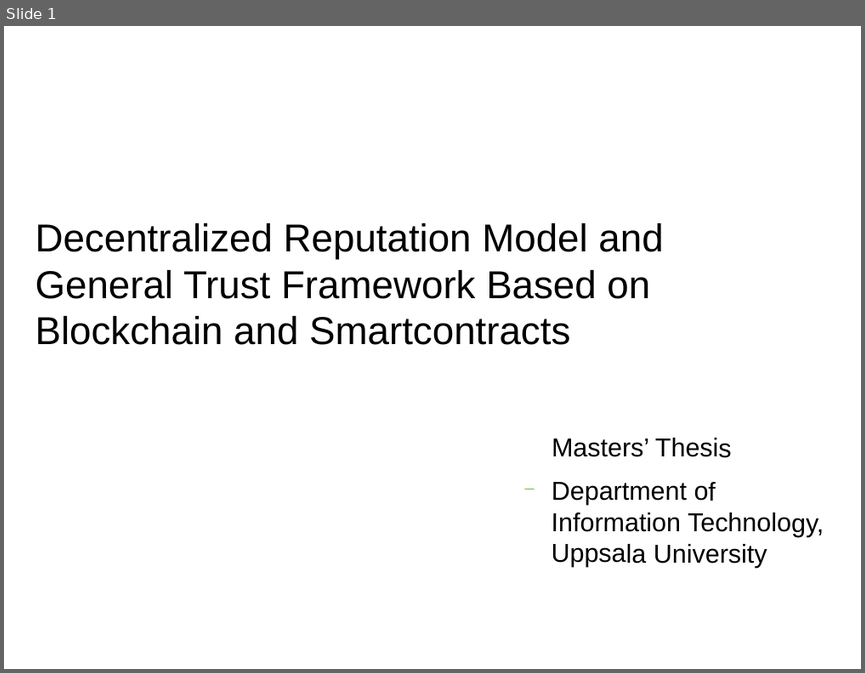
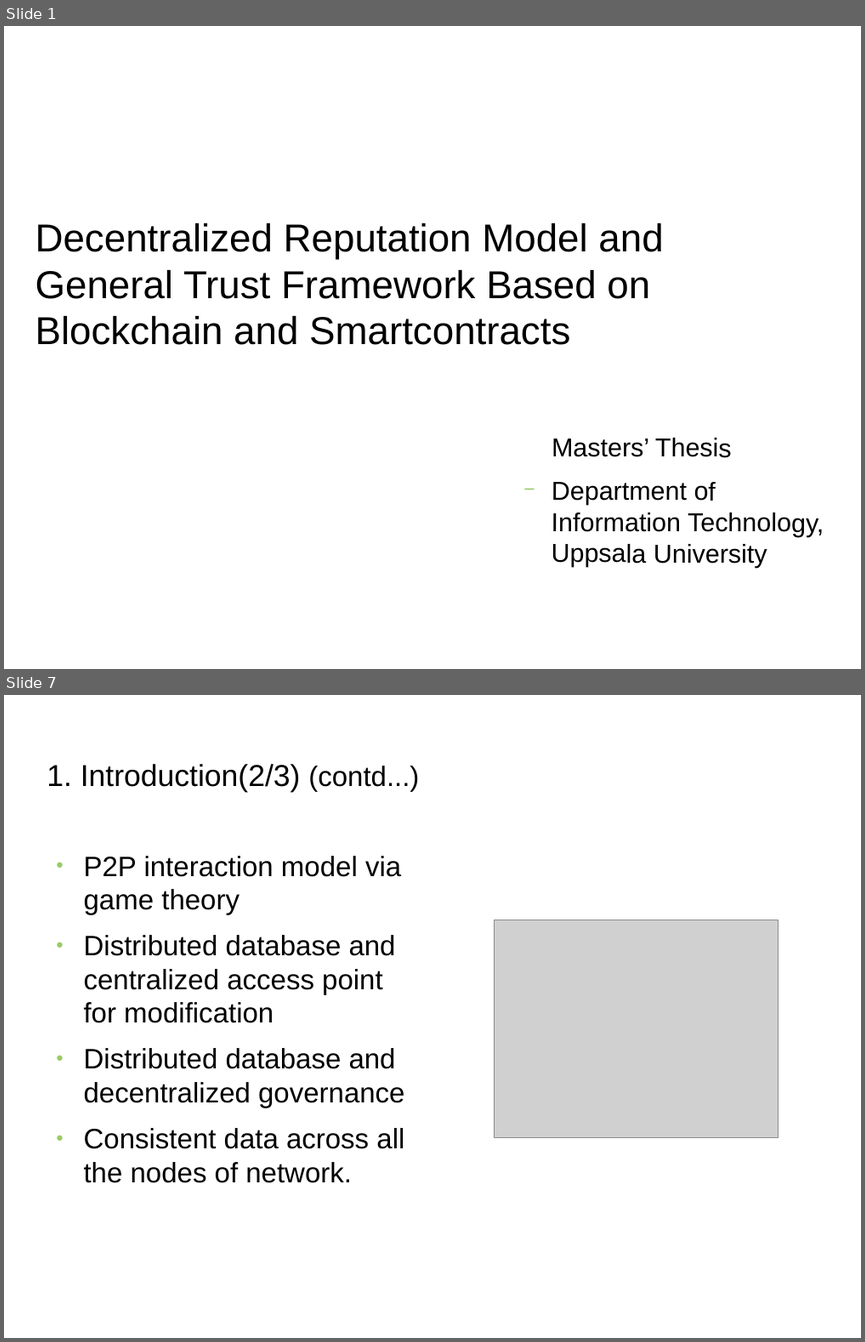
Before and after one commit to s2-t2/blockchain_reputation_system, a slide deck: documents/Presentation/Presentation.odp. Shown one above the other, each under a label of ours: slide 1 before the commit, slides 1 and 7 after it; the slides between them are not shown. The pictures are 865x673 and 865x1342 pixels, drawn with LibreOffice and Linux fonts; fonts in the diff are those of the drawing; grey boxes stand for pictures; background and template pictures are left out. Boxes give left, top, right and bottom in pixels: in the first picture for what was removed or moved away, otherwise in the second. Text is boxed around its words. In the diff, an @@ line names an element or a change of style, - is before the commit and + after.

```diff
--- a/documents/Presentation/Presentation.odp
+++ b/documents/Presentation/Presentation.odp
@@ slide 7 added at (4, 695, 861, 1338), background picture (left out) @@
@@ title added at (46, 764, 419, 793), 28 pt, text #000000 @@
+1. Introduction(2/3) (contd...)
@@ text added at (84, 856, 404, 1183), 26 pt, text #000000 @@
+● P2P interaction model via game theory
+● Distributed database and centralized access point for modification
+● Distributed database and decentralized governance
+● Consistent data across all the nodes of network.
@@ picture added at (494, 920, 778, 1137) @@
```
Also in this commit, not shown: 7 slides changed, 7 other slides added, 6 slides removed, 8 other files.
